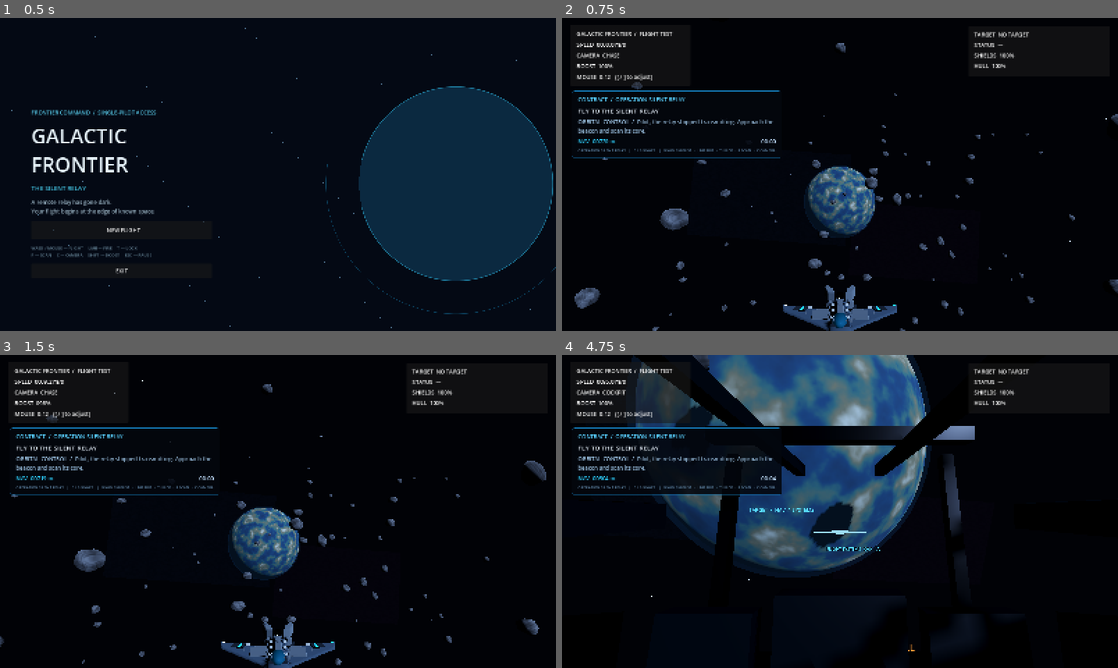
Above: before the commit, frames 1-4 (two rows, left to right).
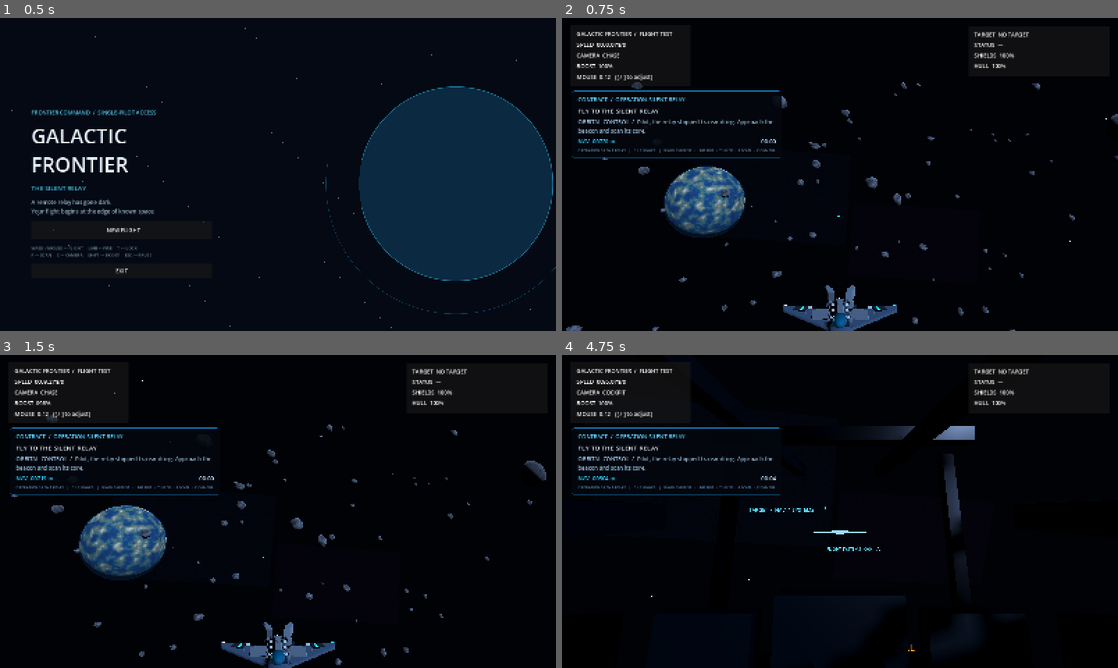
Above: after the commit, the same moments.

Repository: valdissor1990-ui/GALACTIC-FRONTIER
Game: Godot game, scene res://scenes/bootstrap/main.tscn
The game is run twice, just before and just after one commit, with the same random seed, the same clock (stepped at 60 frames per second) and the same inputs.
Inputs (mouse positions are in pixels of both pictures, inside the frame that each line leads up to):
- Up to frame 1 (0.5 s): no input
- Up to frame 2 (0.75 s): click "NEW FLIGHT" at 0.5 s
- Up to frame 3 (1.5 s): tap Enter at 1.25 s; move the mouse to (305, 511) at 1.27 s; hold W (move_forward) from 1.28 s (still down); hold Shift (boost) from 1.28 s (still down)
- Up to frame 4 (4.75 s): keep holding W (move_forward); move the mouse to (812, 511) at 2.02 s; release Shift (boost) at 2.03 s; click (812, 511) at 2.1 s; move the mouse to (851, 505) at 2.77 s; hold Y (target_clear) 2.78-3.53 s; move the mouse to (834, 517) at 3.52 s; tap T (target_lock) at 3.6 s; move the mouse to (878, 514) at 4.27 s; hold C (toggle_camera) from 4.28 s (still down)

Frame 1 is identical in both runs. In frame 2, 5.9% of the frame differs, in the area x 0-100%, y 8-100%; in frame 3, 6.1%; in frame 4, 20%, in the area x 11-67%, y 0-72%.

Commit message:
Add planet and asteroid collision proxies with a clear flight corridor

Diff:
--- a/scripts/environment/space_environment.gd
+++ b/scripts/environment/space_environment.gd
@@ -169,7 +169,7 @@
 func _build_planet() -> void:
 	var planet := MeshInstance3D.new()
 	planet.name = "Aurelia"
-	planet.position = Vector3(0.0, 26.0, -285.0)
+	planet.position = Vector3(-160.0, 26.0, -285.0)
 	planet.scale = Vector3.ONE * 42.0
 
 	var sphere := SphereMesh.new()
@@ -186,6 +186,7 @@
 	sphere.material = planet_material
 	planet.mesh = sphere
 	add_child(planet)
+	_build_planet_collision(planet.position)
 
 	var atmosphere := MeshInstance3D.new()
 	atmosphere.name = "AureliaAtmosphere"
@@ -206,6 +207,22 @@
 	atmosphere_mesh.material = atmosphere_material
 	atmosphere.mesh = atmosphere_mesh
 	add_child(atmosphere)
+
+
+
+func _build_planet_collision(position: Vector3) -> void:
+	var body := StaticBody3D.new()
+	body.name = "AureliaCollision"
+	body.position = position
+	body.collision_layer = 1
+	body.collision_mask = 1
+	body.add_to_group("space_obstacles")
+	var collision := CollisionShape3D.new()
+	var shape := SphereShape3D.new()
+	shape.radius = 42.0
+	collision.shape = shape
+	body.add_child(collision)
+	add_child(body)
 
 
 func _create_planet_texture() -> Texture2D:
@@ -284,11 +301,7 @@
 
 	var field := _make_multimesh("AsteroidField", asteroid_mesh, asteroid_count)
 	for index in range(asteroid_count):
-		var position := Vector3(
-			_rng.randf_range(-155.0, 155.0),
-			_rng.randf_range(-88.0, 88.0),
-			_rng.randf_range(-250.0, 80.0)
-		)
+		var position := _random_asteroid_position()
 		var size := _rng.randf_range(0.8, 3.8)
 		var rotation := Vector3(
 			_rng.randf_range(0.0, TAU),
@@ -301,7 +314,45 @@
 			size * _rng.randf_range(0.72, 1.25)
 		))
 		field.multimesh.set_instance_transform(index, Transform3D(basis, position))
+		_add_asteroid_collision(index, position, size)
 	add_child(field)
+
+
+
+func _random_asteroid_position() -> Vector3:
+	var position := Vector3.ZERO
+	for attempt in range(80):
+		position = Vector3(
+			_rng.randf_range(-155.0, 155.0),
+			_rng.randf_range(-88.0, 88.0),
+			_rng.randf_range(-250.0, 80.0)
+		)
+		if _distance_to_route(position) > 22.0:
+			return position
+	return Vector3(45.0, _rng.randf_range(-88.0, 88.0), _rng.randf_range(-250.0, 80.0))
+
+
+func _distance_to_route(point: Vector3) -> float:
+	var route_start := Vector3.ZERO
+	var route_end := Vector3(0.0, 18.0, -720.0)
+	var route := route_end - route_start
+	var t := clampf((point - route_start).dot(route) / route.length_squared(), 0.0, 1.0)
+	return point.distance_to(route_start + route * t)
+
+
+func _add_asteroid_collision(index: int, position: Vector3, size: float) -> void:
+	var body := StaticBody3D.new()
+	body.name = "AsteroidCollision_%03d" % index
+	body.position = position
+	body.collision_layer = 1
+	body.collision_mask = 1
+	body.add_to_group("space_obstacles")
+	var collision := CollisionShape3D.new()
+	var shape := SphereShape3D.new()
+	shape.radius = size * 0.9
+	collision.shape = shape
+	body.add_child(collision)
+	add_child(body)
 
 
 func _make_multimesh(node_name: String, mesh: Mesh, count: int) -> MultiMeshInstance3D:
